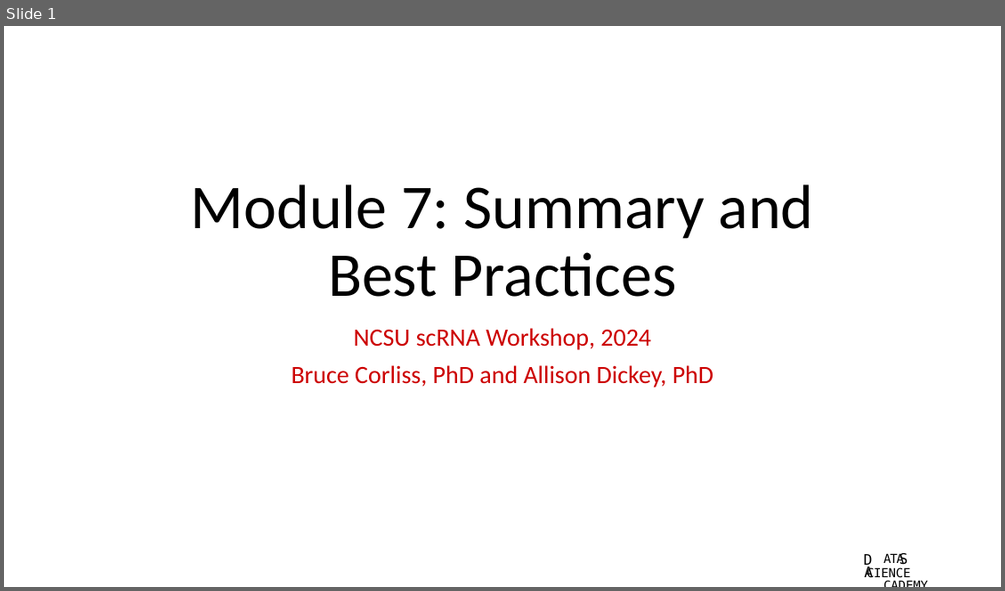
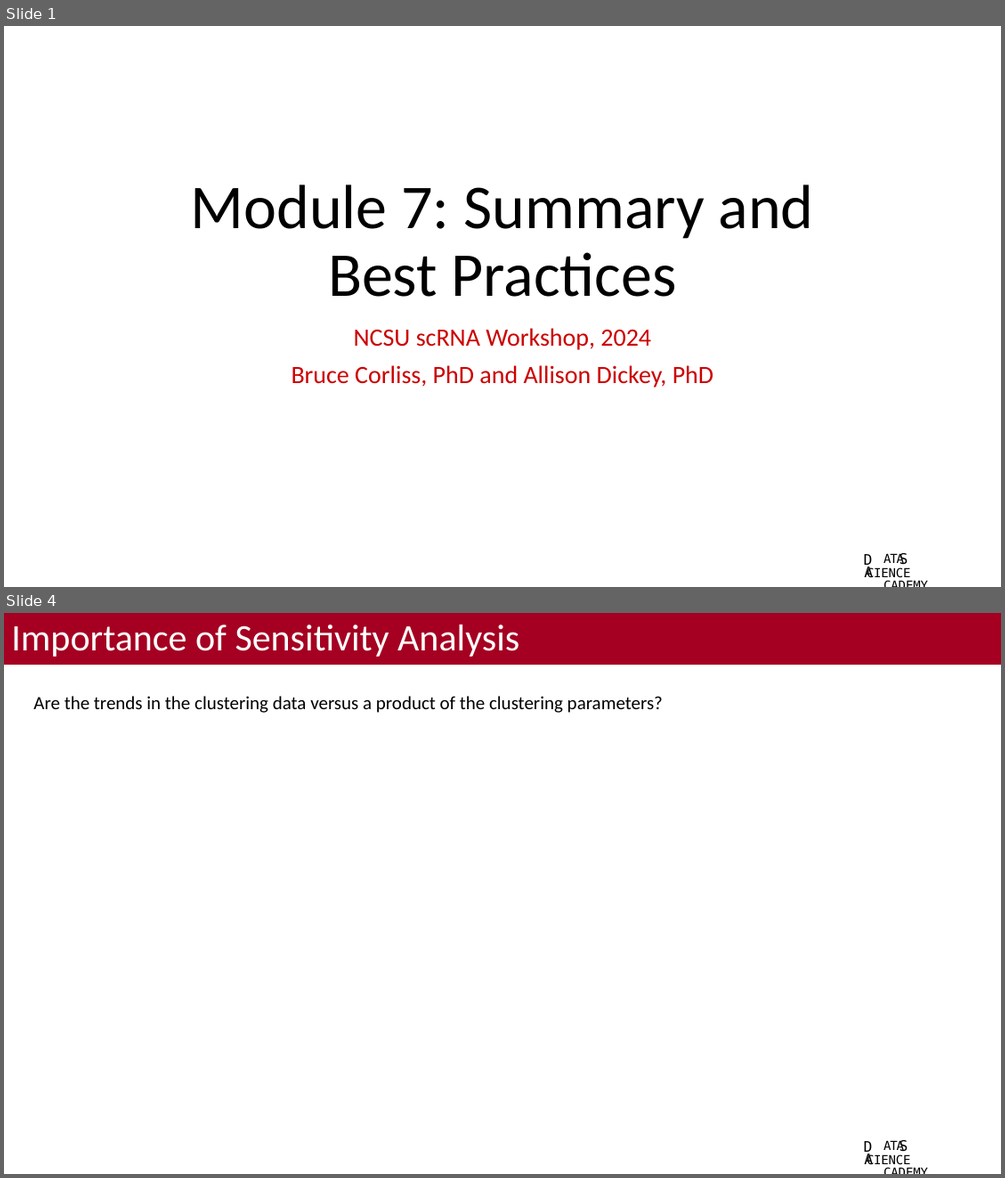
Before and after one commit to bacorli2/scrna_workshop, a slide deck: M7_Summary/M7_Best_Practices.pptx. Shown one above the other, each under a label of ours: slide 1 before the commit, slides 1 and 4 after it; the slides between them are not shown. The pictures are 1005x591 and 1005x1178 pixels, drawn with LibreOffice and Linux fonts; fonts in the diff are those of the drawing; background and template pictures are left out. Boxes give left, top, right and bottom in pixels: in the first picture for what was removed or moved away, otherwise in the second. Text is boxed around its words. In the diff, an @@ line names an element or a change of style, - is before the commit and + after.

```diff
--- a/M7_Summary/M7_Best_Practices.pptx
+++ b/M7_Summary/M7_Best_Practices.pptx
@@ slide 4 added at [4,613,1001,1174], background #FFFFFF; not listed: 4 template elements that a slide beside it also shows @@
@@ title added at [4,613,1001,665], fill #A50021, 36 pt, text #FFFFFF @@
+Importance of Sensitivity Analysis
@@ text added at [33,696,663,713], 18 pt, text #000000 @@
+Are the trends in the clustering data versus a product of the clustering parameters?
```
Also in this commit, not shown: 5 other slides added, 2 slides removed.
